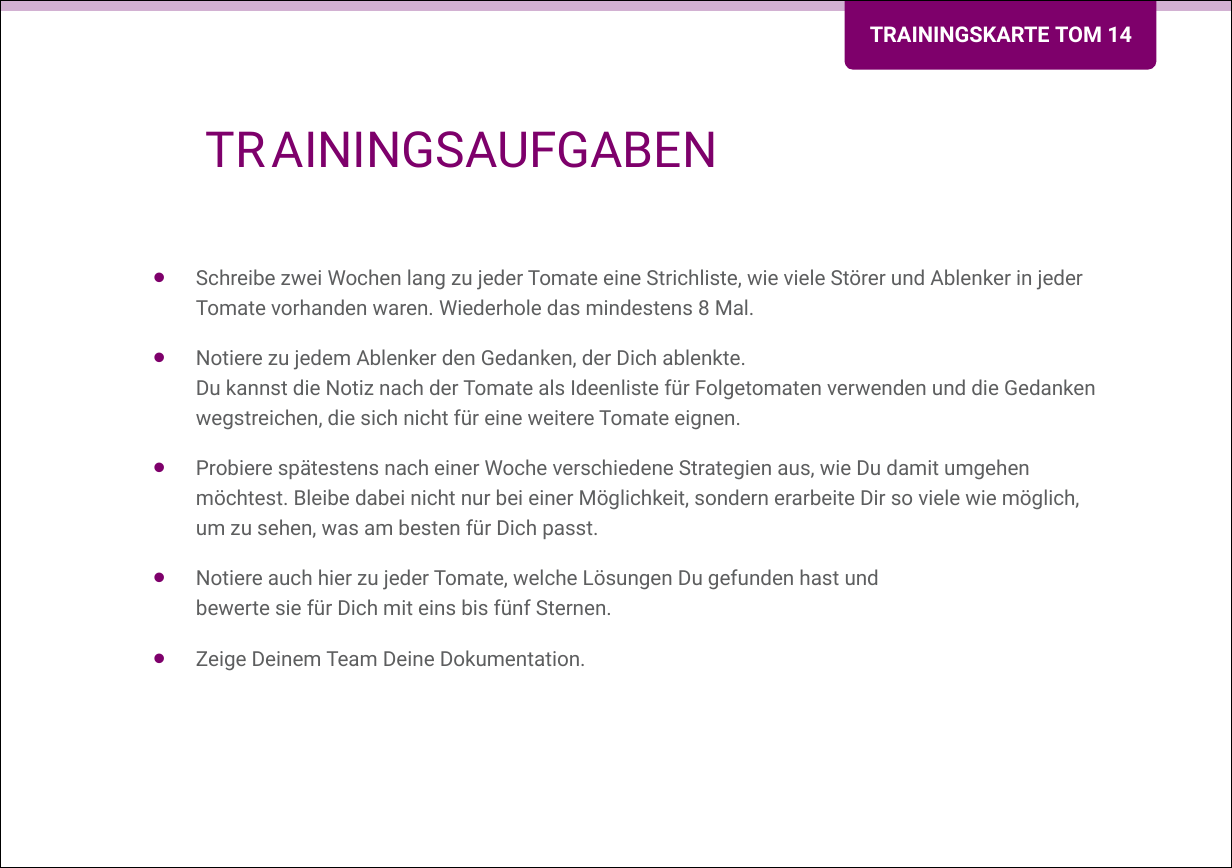
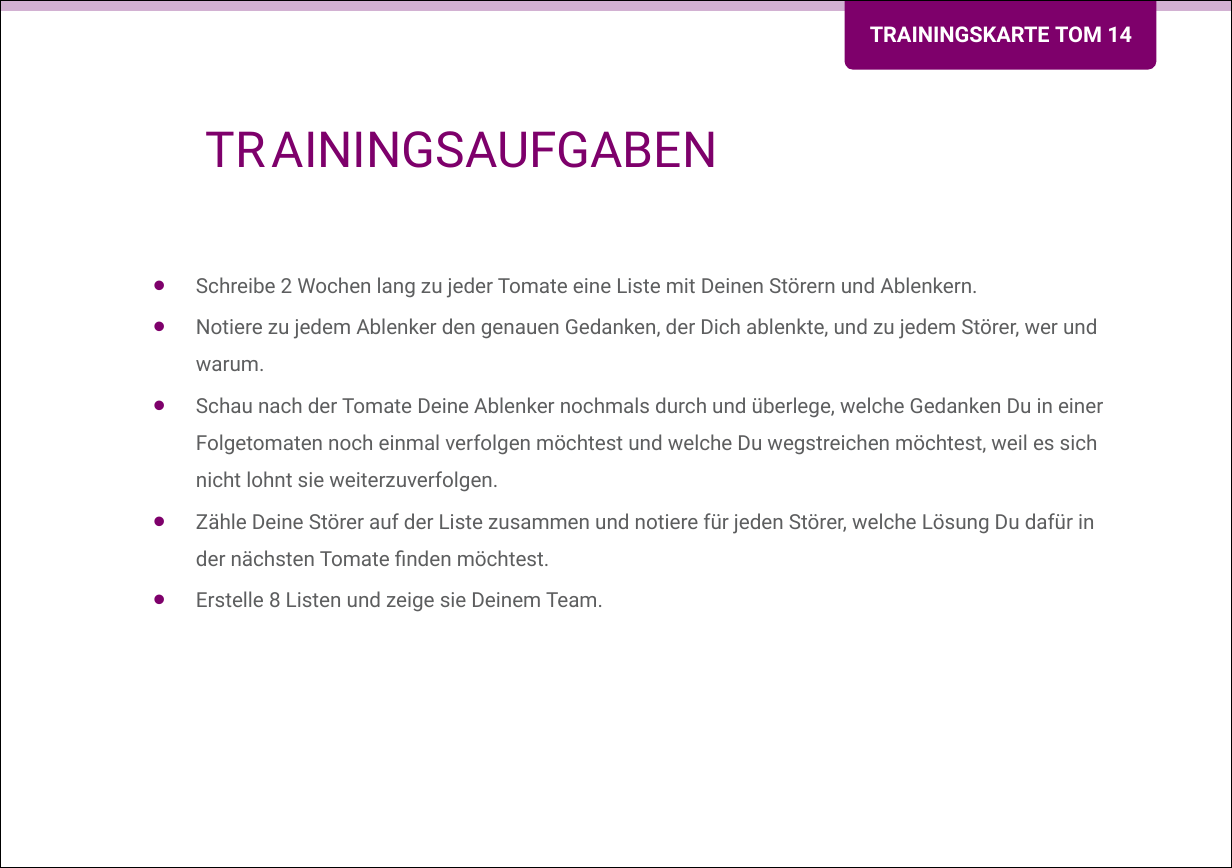
Before and after one commit to Teamtool/training-materials, a slide deck: slide 2 of music moves/Tomatoes (TOM)/ger/apprentice/ger_TOM_14_Ich_bin_in_einer_Tomate_MM_A.pptx. Drawn at 1232x868 pixels with LibreOffice and Linux fonts; fonts in the diff are those of the drawing; background and template pictures are left out. Boxes give left, top, right and bottom in pixels: in the first picture for what was removed or moved away, otherwise in the second. Text is boxed around its words. In the diff, an @@ line names an element or a change of style, - is before the commit and + after.

```diff
--- a/music moves/Tomatoes (TOM)/ger/apprentice/ger_TOM_14_Ich_bin_in_einer_Tomate_MM_A.pptx
+++ b/music moves/Tomatoes (TOM)/ger/apprentice/ger_TOM_14_Ich_bin_in_einer_Tomate_MM_A.pptx
@@ text at bbox=[196, 277, 1103, 612]: text changed @@
-• Schreibe zwei Wochen lang zu jeder Tomate eine Strichliste, wie viele Störer und Ablenker in jeder Tomate vorhanden waren. Wiederhole das mindestens 8 Mal.
-• Notiere zu jedem Ablenker den Gedanken, der Dich ablenkte.
-  Du kannst die Notiz nach der Tomate als Ideenliste für Folgetomaten verwenden und die Gedanken wegstreichen, die sich nicht für eine weitere Tomate eignen.
-• Probiere spätestens nach einer Woche verschiedene Strategien aus, wie Du damit umgehen möchtest. Bleibe dabei nicht nur bei einer Möglichkeit, sondern erarbeite Dir so viele wie möglich, um zu sehen, was am besten für Dich passt.
-• Notiere auch hier zu jeder Tomate, welche Lösungen Du gefunden hast und
-  bewerte sie für Dich mit eins bis fünf Sternen.
-• Zeige Deinem Team Deine Dokumentation.
+• Schreibe 2 Wochen lang zu jeder Tomate eine Liste mit Deinen Störern und Ablenkern.
+• Notiere zu jedem Ablenker den genauen Gedanken, der Dich ablenkte, und zu jedem Störer, wer und warum.
+• Schau nach der Tomate Deine Ablenker nochmals durch und überlege, welche Gedanken Du in einer Folgetomaten noch einmal verfolgen möchtest und welche Du wegstreichen möchtest, weil es sich nicht lohnt sie weiterzuverfolgen.
+• Zähle Deine Störer auf der Liste zusammen und notiere für jeden Störer, welche Lösung Du dafür in der nächsten Tomate finden möchtest.
+• Erstelle 8 Listen und zeige sie Deinem Team.
```
Also in this commit, not shown: 1 other slide changed, 1 other file.
